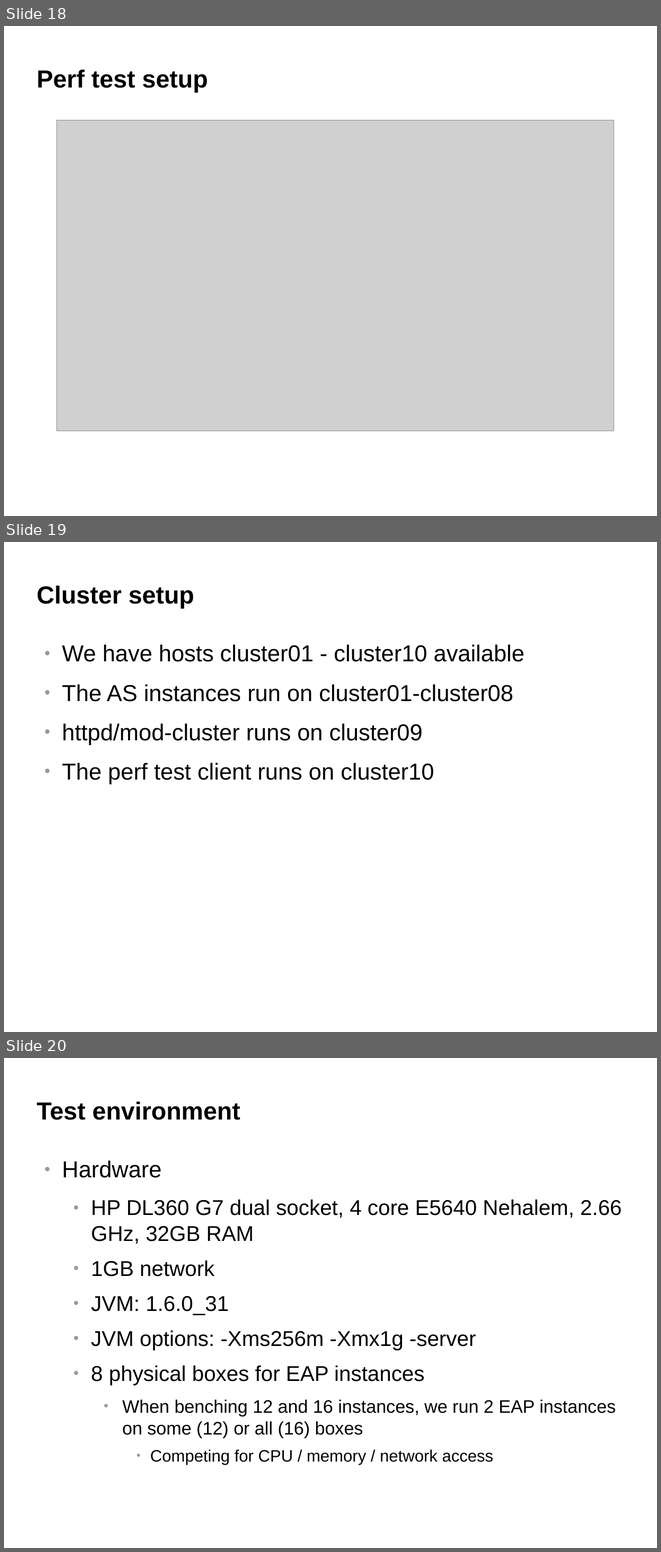
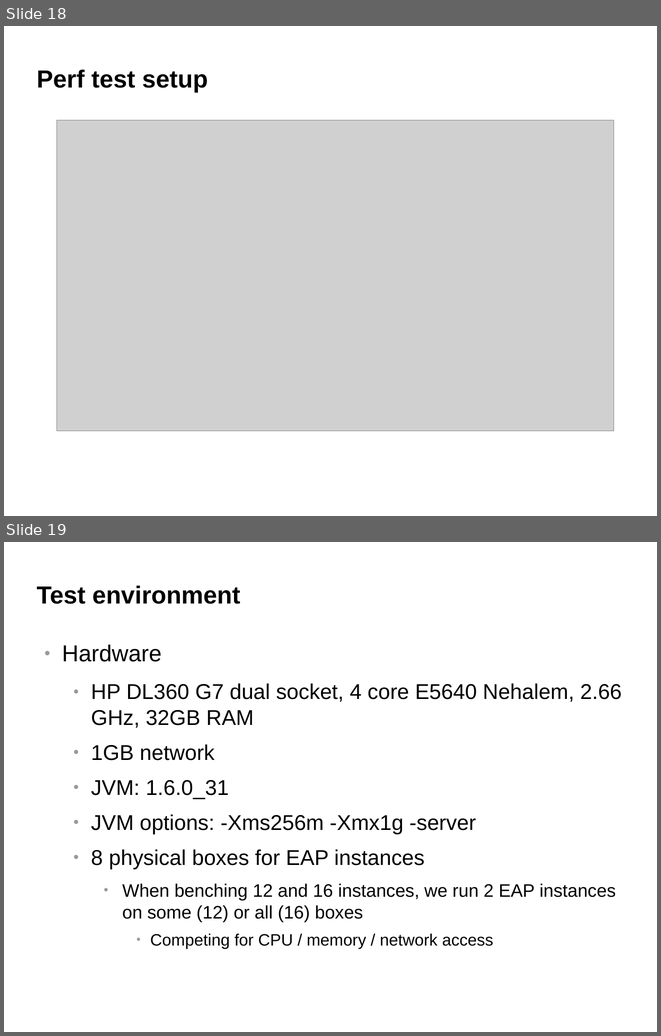
Before and after one commit to belaban/SessionPerf, a slide deck: docs/jbw2012.odp. Shown one above the other, each under a label of ours: slides 18, 19 and 20 before the commit, slides 18 and 19 after it. The pictures are 661x1552 and 661x1036 pixels, drawn with LibreOffice and Linux fonts; fonts in the diff are those of the drawing; grey boxes stand for pictures; background and template pictures are left out. Boxes give left, top, right and bottom in pixels: in the first picture for what was removed or moved away, otherwise in the second. Text is boxed around its words. In the diff, an @@ line names an element or a change of style, - is before the commit and + after.

```diff
--- a/docs/jbw2012.odp
+++ b/docs/jbw2012.odp
@@ slide 19 removed at bbox=[4, 542, 657, 1032], background #FFFFFF @@
@@ title removed at bbox=[37, 585, 194, 608] @@
-Cluster setup
@@ text removed at bbox=[62, 644, 524, 784] @@
-● We have hosts cluster01 - cluster10 available
-● The AS instances run on cluster01-cluster08
-● httpd/mod-cluster runs on cluster09
-● The perf test client runs on cluster10
@@ what was slide 20 is now slide 19 @@
```
Also in this commit, not shown: 1 slide added, 1 other file.
